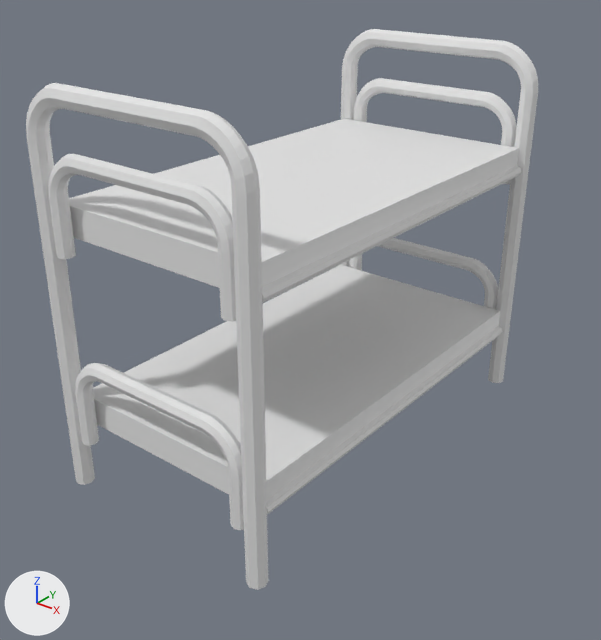
The FBX model Assets/Models/MetalBed_Double.fbx: old version first, new version second.
Camera for both pictures: a 50 mm camera at (2.52, -3.24, 2.66) aimed at (0.07, -0.18, 0.77). The axes (+X, +Y, +Z) are drawn at lower left. The lights are the same throughout. Where no turn or scale is listed for an object, it has been applied to the vertices. Vertices at the same position are counted once.

The older version as bpy lines, for what is in view:
```python
ob_beam_001 = bpy.data.objects.new('Beam.001', me_cylinder)
ob_beam_001.location = (0.6, 0.0, 0.37)
ob_beam_002 = bpy.data.objects.new('Beam.002', me_cylinder_003)
ob_beam_002.location = (0.6, 0.0, 1.37)
ob_footboard = bpy.data.objects.new('Footboard', me_plane_001)
ob_footboard.location = (0.0, 1.15, 0.5)
ob_headboard = bpy.data.objects.new('Headboard', me_plane_003)
ob_headboard.location = (0.0, -1.15, 0.5)
ob_mattress = bpy.data.objects.new('Mattress', me_plane_004)
ob_mattress.location = (0.0, 0.0, 0.5)
ob_mattress_001 = bpy.data.objects.new('Mattress.001', me_plane_002)
ob_mattress_001.location = (0.0, 0.0, 1.5)
ob_plate = bpy.data.objects.new('Plate', me_plane)
ob_plate.location = (0.0, 0.0, 0.5)
# also in view: 'Plate.001' at (0.0, 0.0, 1.38)
```
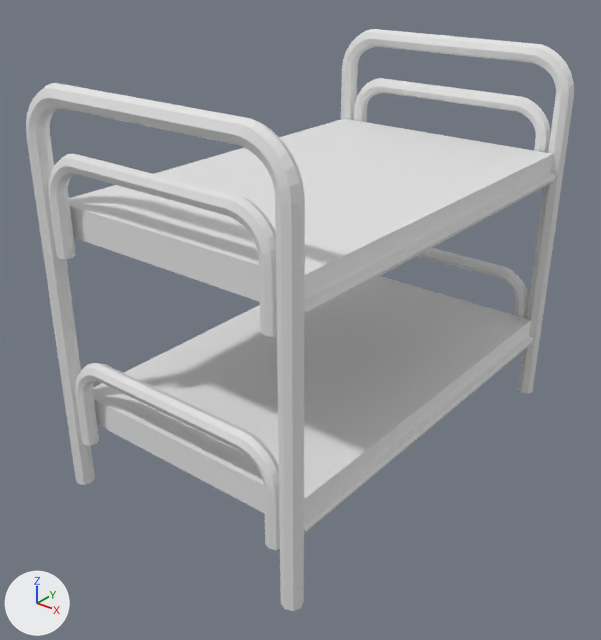
The newer file is also turned or shifted as a whole; pictures and numbers use the older file's frame.

Where the change shows, as pixel boxes (x1, y1, x2, y2) in the pictures (601 x 640 px; the box of a moved part takes in the faces that stretch with it):
'Mattress', mesh rescaled (8% wider): before (93, 265, 500, 500); after (93, 276, 531, 519)
'Headboard', reshaped (15% wider): before (26, 83, 269, 590); after (26, 83, 305, 611)
'Mattress.001', mesh rescaled (8% wider, 8% taller): before (69, 119, 519, 287); after (69, 119, 553, 300)
'Footboard', reshaped (16% wider): before (338, 29, 538, 383); after (341, 29, 574, 393)
'Beam.002', mesh moved: before (262, 166, 521, 303); after (304, 172, 555, 317)
'Beam.001', mesh moved: before (267, 326, 503, 515); after (304, 335, 533, 534)
part 2 of me_plane_003, moved or reshaped: before (51, 84, 260, 322); after (51, 84, 305, 337)
part 3 of me_plane_003, moved or reshaped: before (231, 189, 269, 590); after (275, 200, 305, 611)
part 4 of me_plane_003, moved or reshaped: before (96, 366, 244, 530); after (96, 366, 280, 550)
part 5 of me_plane_001, moved or reshaped: before (373, 29, 538, 184); after (373, 29, 574, 191)
part 6 of me_plane_001, moved or reshaped: before (488, 92, 538, 383); after (517, 97, 574, 393)
part 7 of me_plane_001, moved or reshaped: before (378, 238, 498, 310); after (416, 248, 529, 319)

The change, as a diff of the scene's bpy script:
```diff
--- a/Assets/Models/MetalBed_Double.fbx.py
+++ b/Assets/Models/MetalBed_Double.fbx.py
@@ me_plane_004 @@
 me_plane_004.from_pydata(...)  # 8 vertices, 5 faces; spans x -0.6..0.6, y -1.1..1.1, z -0.1..0.0
 # used by ob_mattress; location = (0.0, 0.0, 0.5)
+# me_plane_004 part 10: the whole mesh is scaled about its middle by (1.17, 1, 1), then moved by (0.1, 0.0, 0.0)
 me_plane_004.materials.append(mat_main)
@@ me_plane_002 @@
 me_plane_002.from_pydata(...)  # 8 vertices, 5 faces; spans x -0.6..0.6, y -1.1..1.1, z -0.1..0.0
 # used by ob_mattress_001; location = (0.0, 0.0, 1.5)
+# me_plane_002 part 8: the whole mesh is scaled about its middle by (1.17, 1, 1), then moved by (0.1, 0.0, 0.0)
 me_plane_002.materials.append(mat_main)
@@ me_cylinder_003 @@
 me_cylinder_003.from_pydata(...)  # 16 vertices, 10 faces; spans x -0.03..0.03, y -1.1..1.1, z -0.03..0.03
 # used by ob_beam_002; location = (0.6, 0.0, 1.37)
+# me_cylinder_003 part 9: the whole mesh is moved by (0.2, 0.0, 0.0)
 me_cylinder_003.materials.append(mat_main)
@@ me_cylinder @@
 me_cylinder.from_pydata(...)  # 16 vertices, 10 faces; spans x -0.03..0.03, y -1.1..1.1, z -0.03..0.03
 # used by ob_beam_001; location = (0.6, 0.0, 0.37)
+# me_cylinder part 1: the whole mesh is moved by (0.2, 0.0, 0.0)
 me_cylinder.materials.append(mat_main)
@@ me_plane_001 @@
 me_plane_001.from_pydata(...)  # 528 vertices, 510 faces; spans x -0.65..0.65, y -0.05..0.05, z -0.5..1.55
 # used by ob_footboard; location = (0.0, 1.15, 0.5)
+# me_plane_001 part 5: all 168 vertices in x 0.34..0.65, y -0.05..0.05, z 0.78..1.55 are moved by (0.2, 0.0, 0.0)
+# me_plane_001 part 6: all 8 vertices in x 0.55..0.65, y -0.05..0.05, z -0.5 are moved by (0.2, 0.0, 0.0)
+# me_plane_001 part 7: all 88 vertices in x 0.34..0.55, y -0.04..0.04, z -0.22..0.27 are moved by (0.2, 0.0, 0.0)
 me_plane_001.materials.append(mat_main)
@@ me_plane_003 @@
 me_plane_003.from_pydata(...)  # 528 vertices, 510 faces; spans x -0.65..0.65, y -0.05..0.05, z -0.5..1.55
 # used by ob_headboard; location = (0.0, -1.15, 0.5)
+# me_plane_003 part 2: all 168 vertices in x 0.34..0.65, y -0.05..0.05, z 0.78..1.55 are moved by (0.2, 0.0, 0.0)
+# me_plane_003 part 3: all 8 vertices in x 0.55..0.65, y -0.05..0.05, z -0.5 are moved by (0.2, 0.0, 0.0)
+# me_plane_003 part 4: all 88 vertices in x 0.34..0.55, y -0.04..0.04, z -0.22..0.27 are moved by (0.2, 0.0, 0.0)
 me_plane_003.materials.append(mat_main)
```
